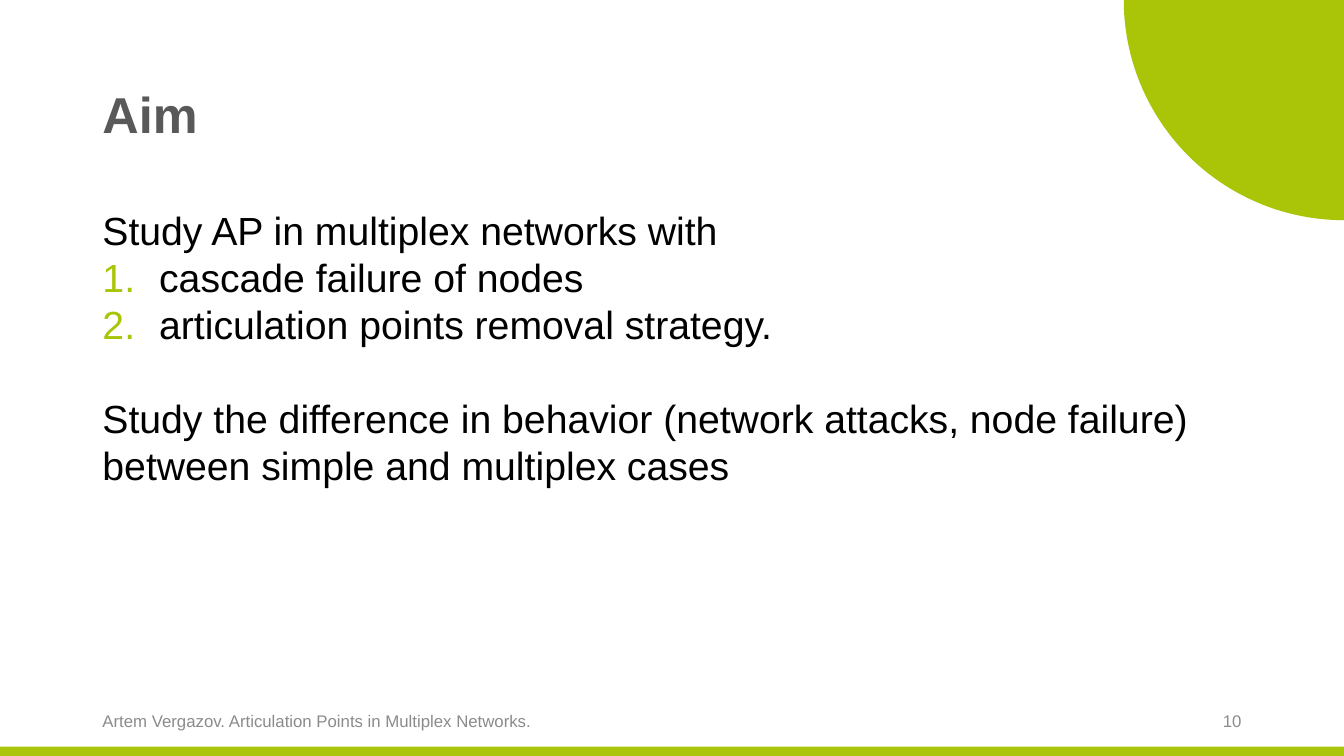
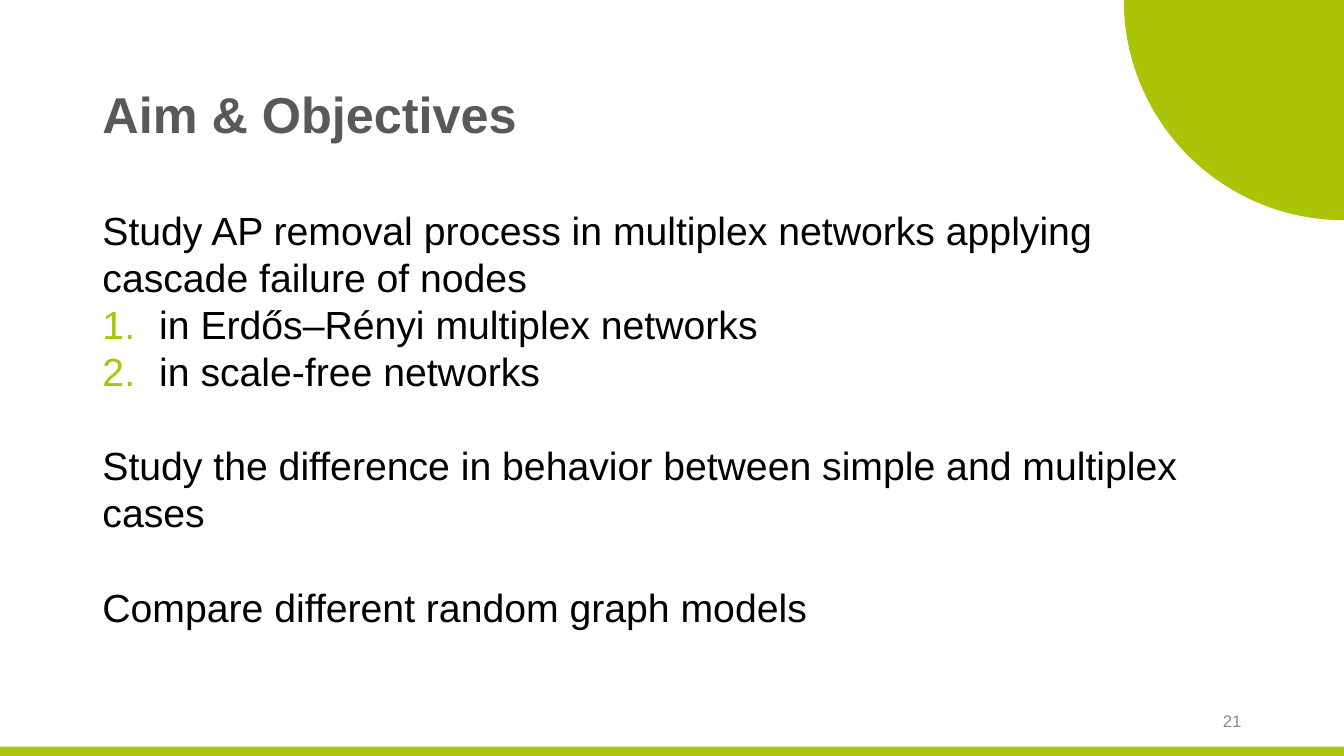
Before and after one commit to ArtemVergazov/ap_in_multiplex_networks, a slide deck: slide 21 of msc_predefense_template/Artem_Vergazov_predefense_April.pptx (slide 10 before the commit). Drawn at 1344x756 pixels with LibreOffice and Linux fonts; fonts in the diff are those of the drawing; background and template pictures are left out. Boxes give left, top, right and bottom in pixels: in the first picture for what was removed or moved away, otherwise in the second. Text is boxed around its words. In the diff, an @@ line names an element or a change of style, - is before the commit and + after.

```diff
--- a/msc_predefense_template/Artem_Vergazov_predefense_April.pptx
+++ b/msc_predefense_template/Artem_Vergazov_predefense_April.pptx
@@ title at <box>102,96,517,143</box>: text changed @@
-Aim
+Aim & Objectives
@@ text at <box>102,216,1177,630</box>: text changed @@
-Study AP in multiplex networks with
-1. cascade failure of nodes
-2. articulation points removal strategy.
-Study the difference in behavior (network attacks, node failure) between simple and multiplex cases
+Study AP removal process in multiplex networks applying cascade failure of nodes
+1. in Erdős–Rényi multiplex networks
+2. in scale-free networks
+Study the difference in behavior between simple and multiplex cases
+Compare different random graph models
@@ text removed at <box>102,715,531,731</box> @@
-Artem Vergazov. Articulation Points in Multiplex Networks.
@@ page number at <box>1223,715,1242,727</box>: text changed @@
-10
+21
```
Also in this commit, not shown: 7 other slides changed, 15 slides added, 4 slides removed, 43 other files.
